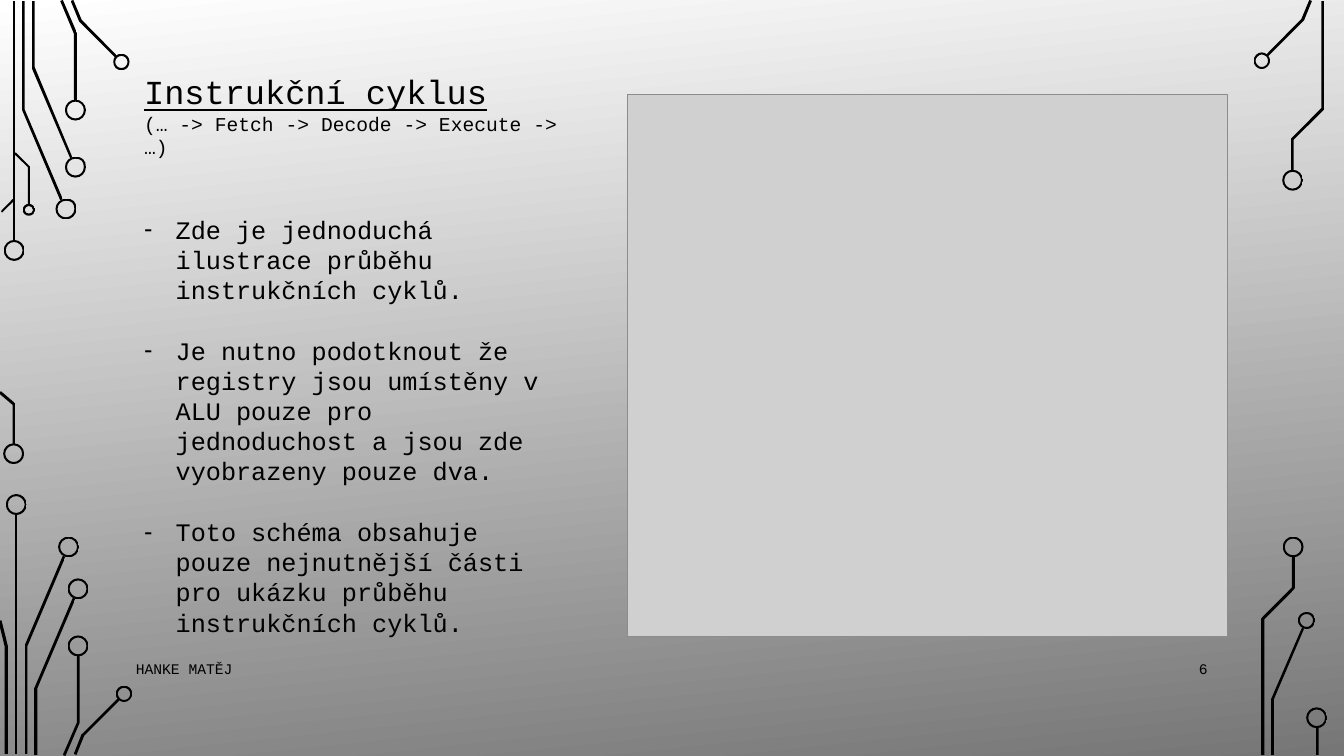
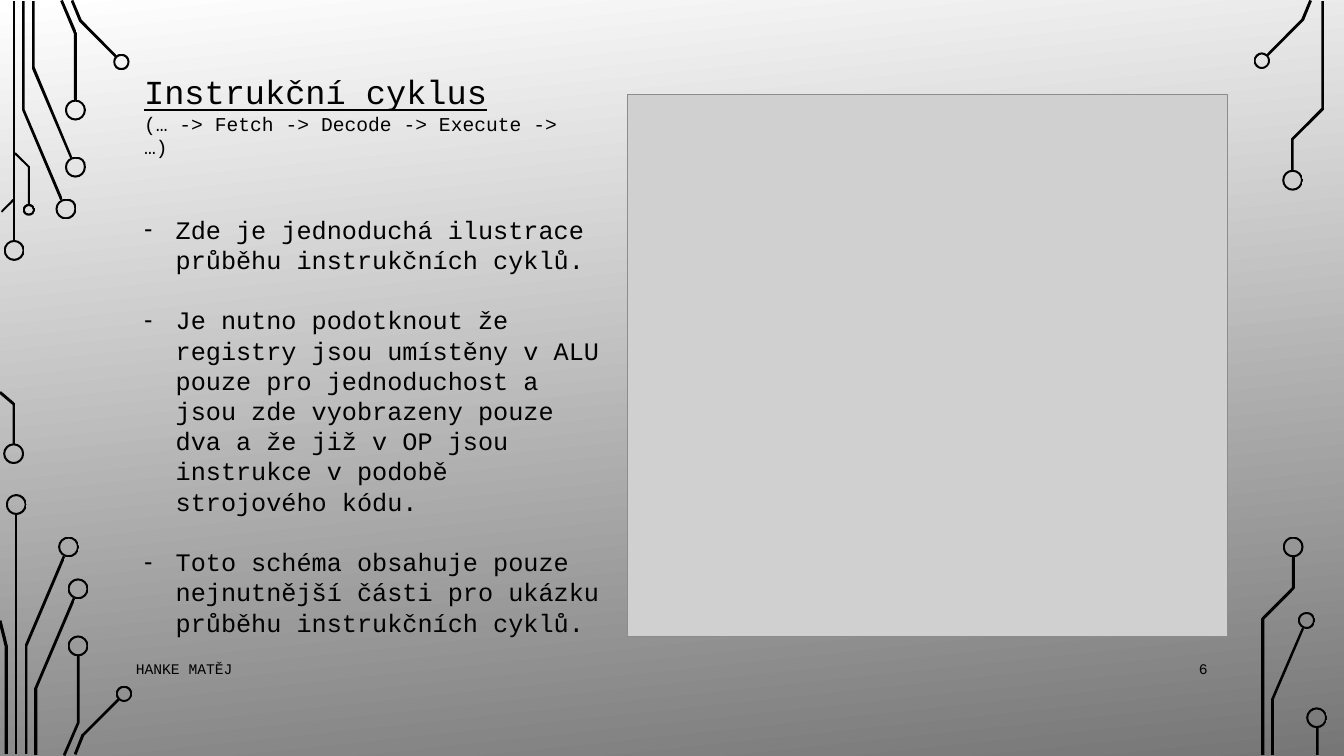
Before and after one commit to HankeMat/SPSE-Study-Materials, a slide deck: slide 6 of Prezenatce/00_RISC-CISC_white.pptx. Drawn at 1344x756 pixels with LibreOffice and Linux fonts; fonts in the diff are those of the drawing; grey boxes stand for pictures; background and template pictures are left out. Boxes give left, top, right and bottom in pixels: in the first picture for what was removed or moved away, otherwise in the second. Text is boxed around its words. In the diff, an @@ line names an element or a change of style, - is before the commit and + after.

```diff
--- a/Prezenatce/00_RISC-CISC_white.pptx
+++ b/Prezenatce/00_RISC-CISC_white.pptx
@@ text at (176,311,599,516): text changed @@
-– Je nutno podotknout že registry jsou umístěny v ALU pouze pro jednoduchost a jsou zde vyobrazeny pouze dva.
+– Je nutno podotknout že registry jsou umístěny v ALU pouze pro jednoduchost a jsou zde vyobrazeny pouze dva a že již v OP jsou instrukce v podobě strojového kódu.
```
Also in this commit, not shown: 1 other slide changed, 3 other files.
